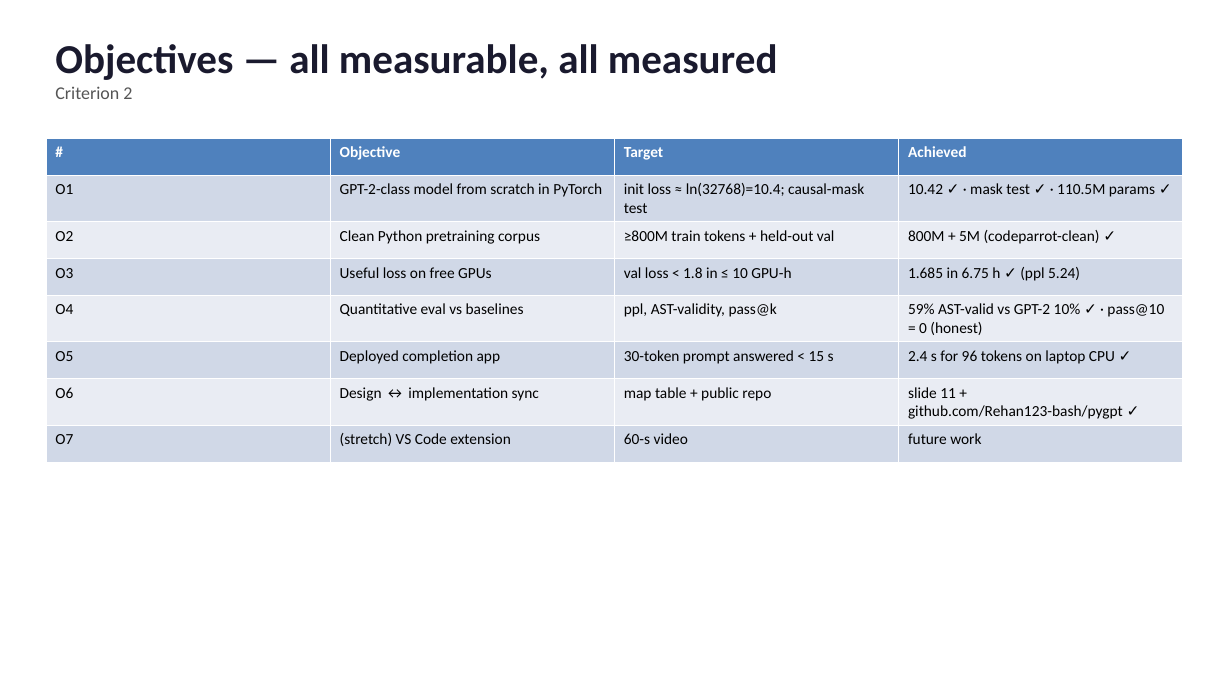
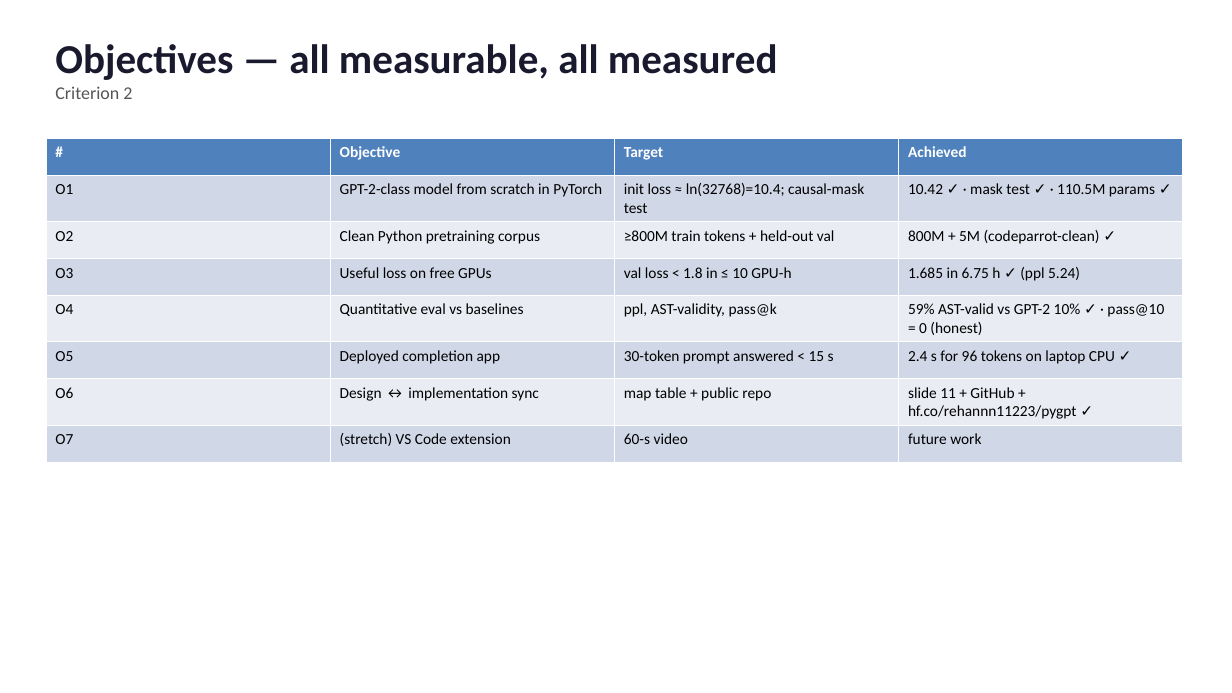
Before and after one commit to Rehan123-bash/pygpt, a slide deck: slide 5 of slides/pygpt_slides.pptx. Drawn at 1232x693 pixels with LibreOffice and Linux fonts; fonts in the diff are those of the drawing. Boxes give left, top, right and bottom in pixels: in the first picture for what was removed or moved away, otherwise in the second. Text is boxed around its words. In the diff, an @@ line names an element or a change of style, - is before the commit and + after.

```diff
--- a/slides/pygpt_slides.pptx
+++ b/slides/pygpt_slides.pptx
@@ table at (46, 139, 1185, 450) @@
-row 7, column 4: slide 11 + github.com/Rehan123-bash/pygpt ✓
+row 7, column 4: slide 11 + GitHub + hf.co/rehannn11223/pygpt ✓
```
Also in this commit, not shown: 2 other slides changed, 8 other files.
